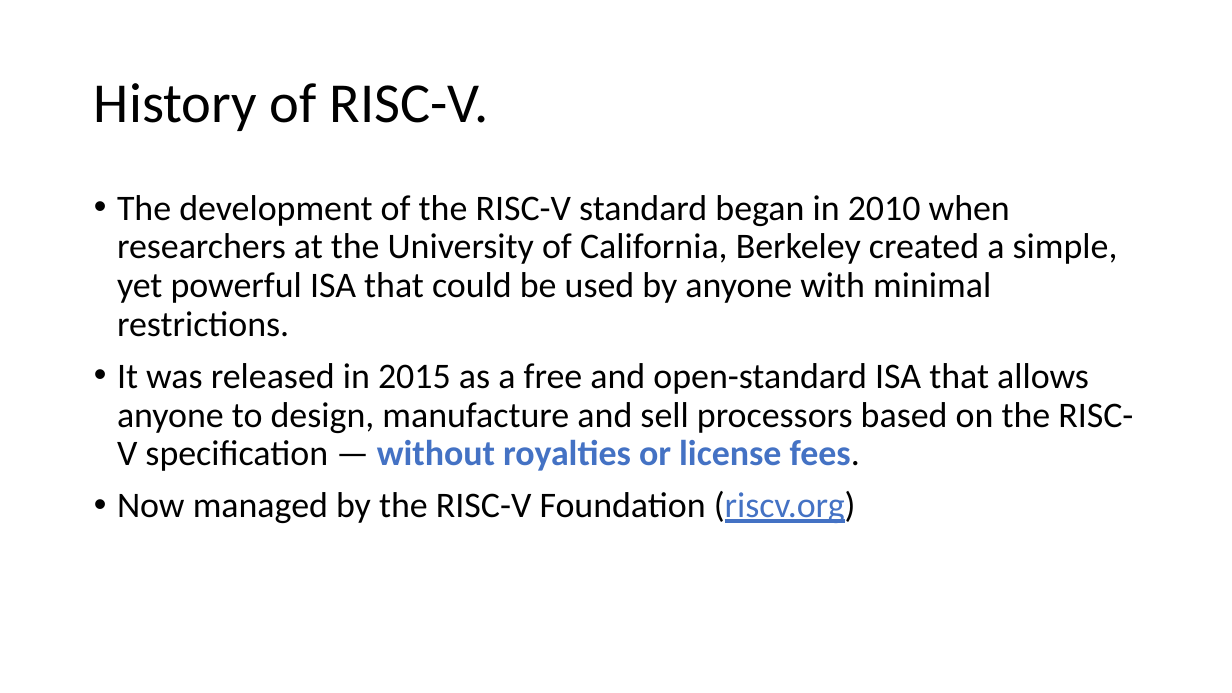
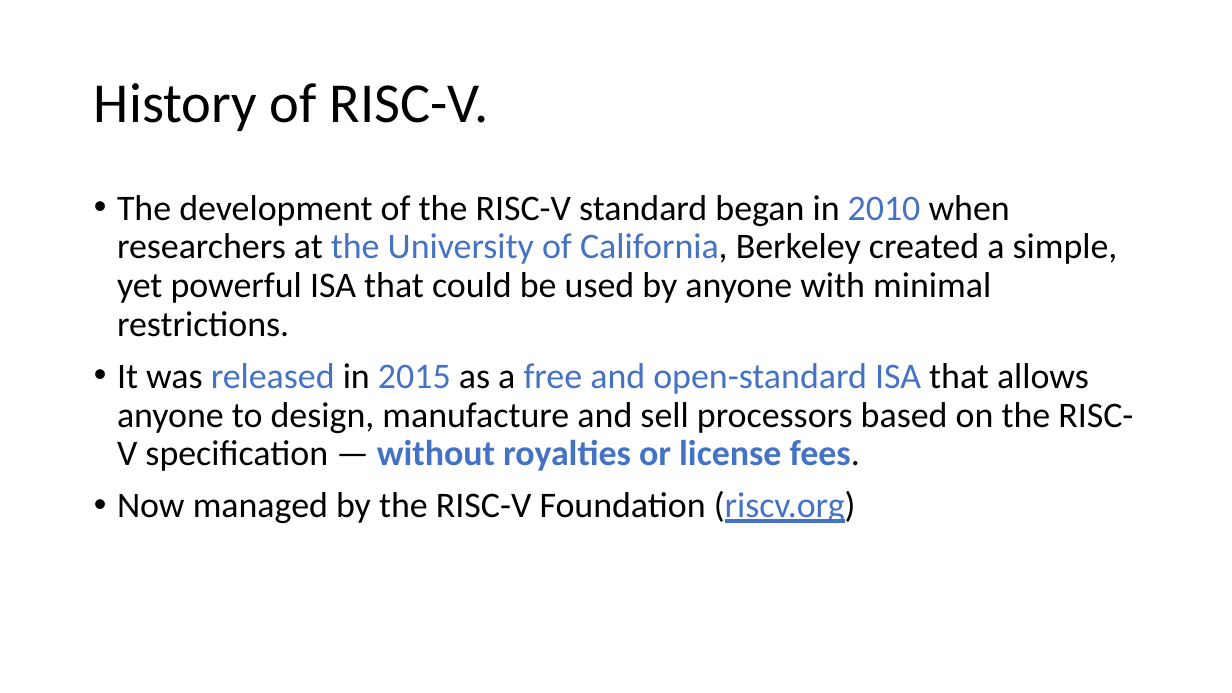
Before and after one commit to PG-DESD/CDAC_Sharing_Data, a slide deck: slide 6 of Microprocessor/TheoryLectures/RISC-V_Theory.pptx. Drawn at 1232x693 pixels with LibreOffice and Linux fonts; fonts in the diff are those of the drawing. Boxes give left, top, right and bottom in pixels: in the first picture for what was removed or moved away, otherwise in the second. Text is boxed around its words. In the diff, an @@ line names an element or a change of style, - is before the commit and + after.

```diff
--- a/Microprocessor/TheoryLectures/RISC-V_Theory.pptx
+++ b/Microprocessor/TheoryLectures/RISC-V_Theory.pptx
@@ text at bbox=[117, 195, 1133, 471]: text colour #000000 to #4472C4 in "2010 the University of California,", "released 2015 free and open-standard ISA" @@
```
Also in this commit, not shown: 12 other slides changed.
